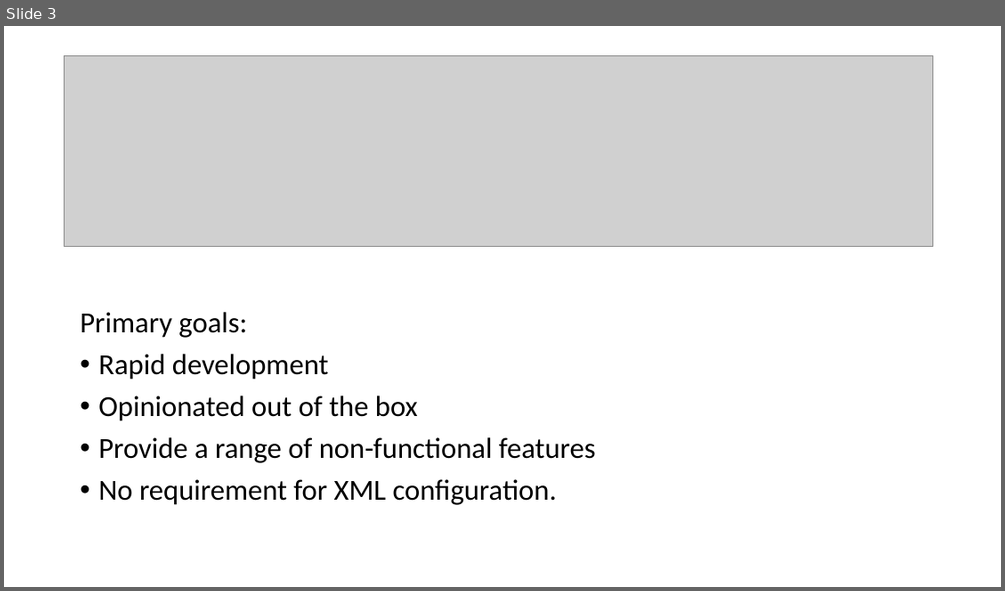
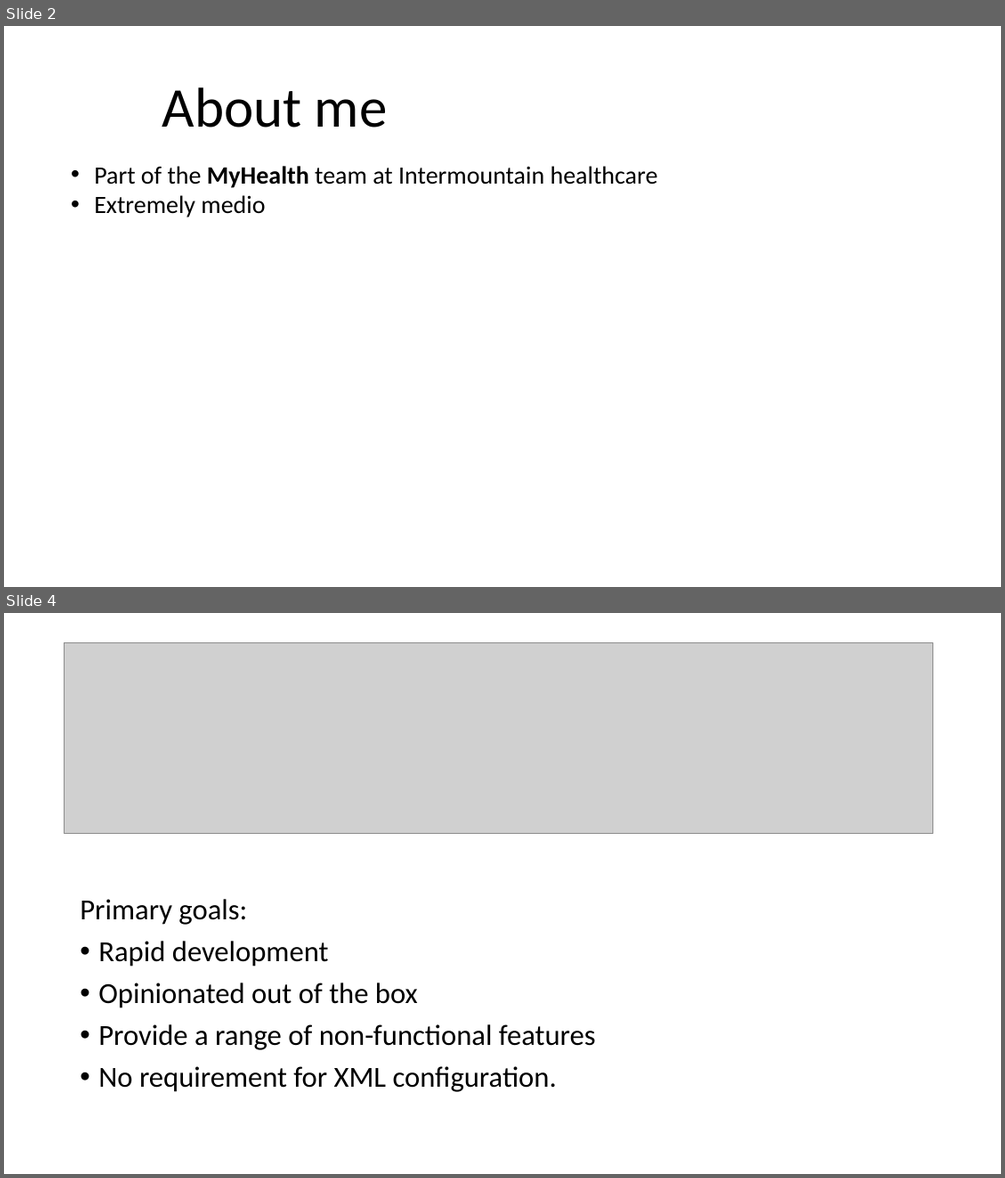
Before and after one commit to batchu/spring-boot-ujug, a slide deck: Spring Boot.pptx. Shown one above the other, each under a label of ours: slide 3 before the commit, slides 2 and 4 after it; the slides between them are not shown. The pictures are 1005x591 and 1005x1178 pixels, drawn with LibreOffice and Linux fonts; fonts in the diff are those of the drawing; grey boxes stand for pictures. Boxes give left, top, right and bottom in pixels: in the first picture for what was removed or moved away, otherwise in the second. Text is boxed around its words. In the diff, an @@ line names an element or a change of style, - is before the commit and + after.

```diff
--- a/Spring Boot.pptx
+++ b/Spring Boot.pptx
@@ slide 2 added at (4,26,1001,587), background #FFFFFF @@
@@ title added at (162,87,388,127), 54 pt, text #000000 @@
+About me
@@ text added at (94,166,658,217), 24 pt, text #000000 @@
+• Part of the MyHealth team at Intermountain healthcare
+• Extremely medio
@@ what was slide 3 is now slide 4 @@
```
Also in this commit, not shown: 6 slides changed, 2 other slides added, 1 other file.
